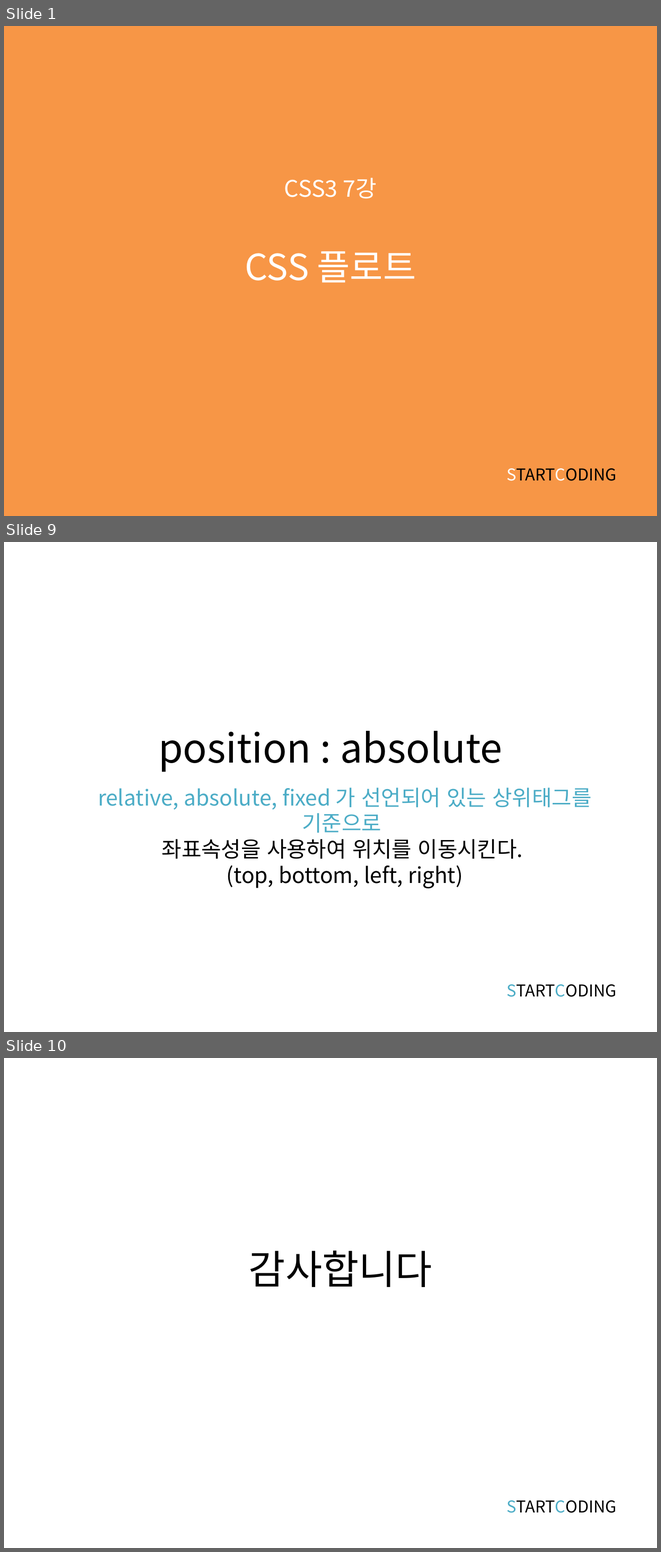
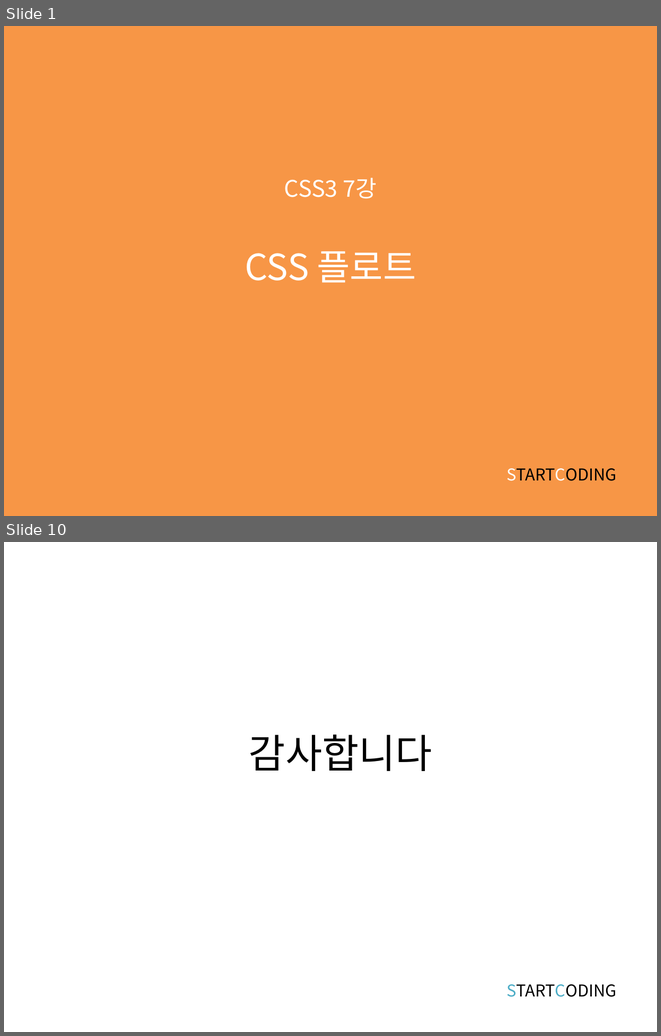
Before and after one commit to kwonkijun/web, a slide deck: 프론트엔드기초(PPT)/CSS3 7강_CSS 플로트.pptx. Shown one above the other, each under a label of ours: slides 1, 9 and 10 before the commit, slides 1 and 10 after it; the slides between them are not shown. The pictures are 661x1552 and 661x1036 pixels, drawn with LibreOffice and Linux fonts; fonts in the diff are those of the drawing. Boxes give left, top, right and bottom in pixels: in the first picture for what was removed or moved away, otherwise in the second. Text is boxed around its words. In the diff, an @@ line names an element or a change of style, - is before the commit and + after.

```diff
--- a/프론트엔드기초(PPT)/CSS3 7강_CSS 플로트.pptx
+++ b/프론트엔드기초(PPT)/CSS3 7강_CSS 플로트.pptx
@@ slide 9 removed at (4, 542, 657, 1032), background #FFFFFF @@
@@ title removed at (158, 731, 503, 772) @@
-position : absolute
@@ text removed at (98, 787, 592, 889) @@
-relative, absolute, fixed 가 선언되어 있는 상위태그를 기준으로
-좌표속성을 사용하여 위치를 이동시킨다.
-(top, bottom, left, right)
@@ text removed at (506, 984, 617, 997) @@
-STARTCODING
```
Also in this commit, not shown: 5 slides changed, 3 slides added, 2 other slides removed, 34 other files.
